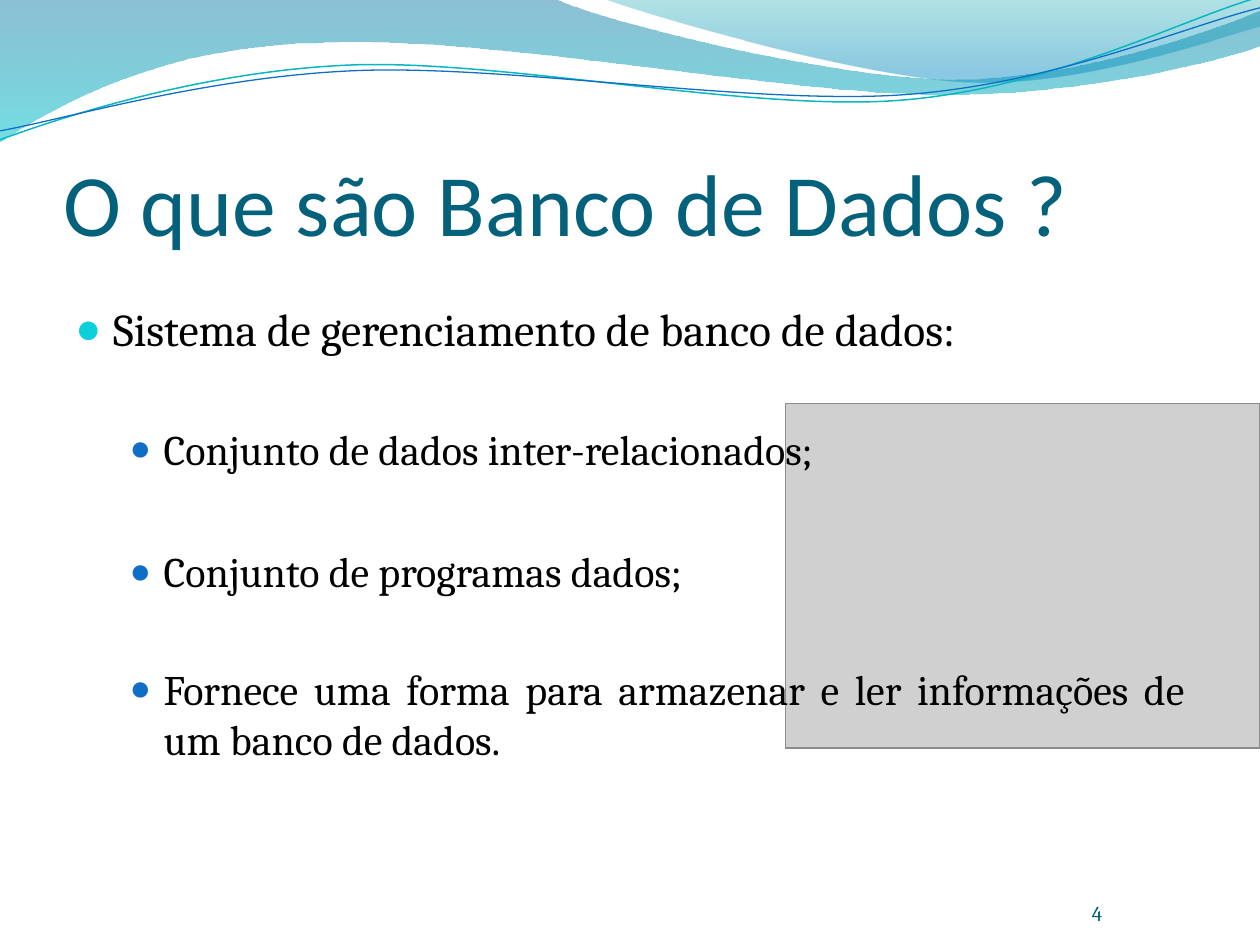
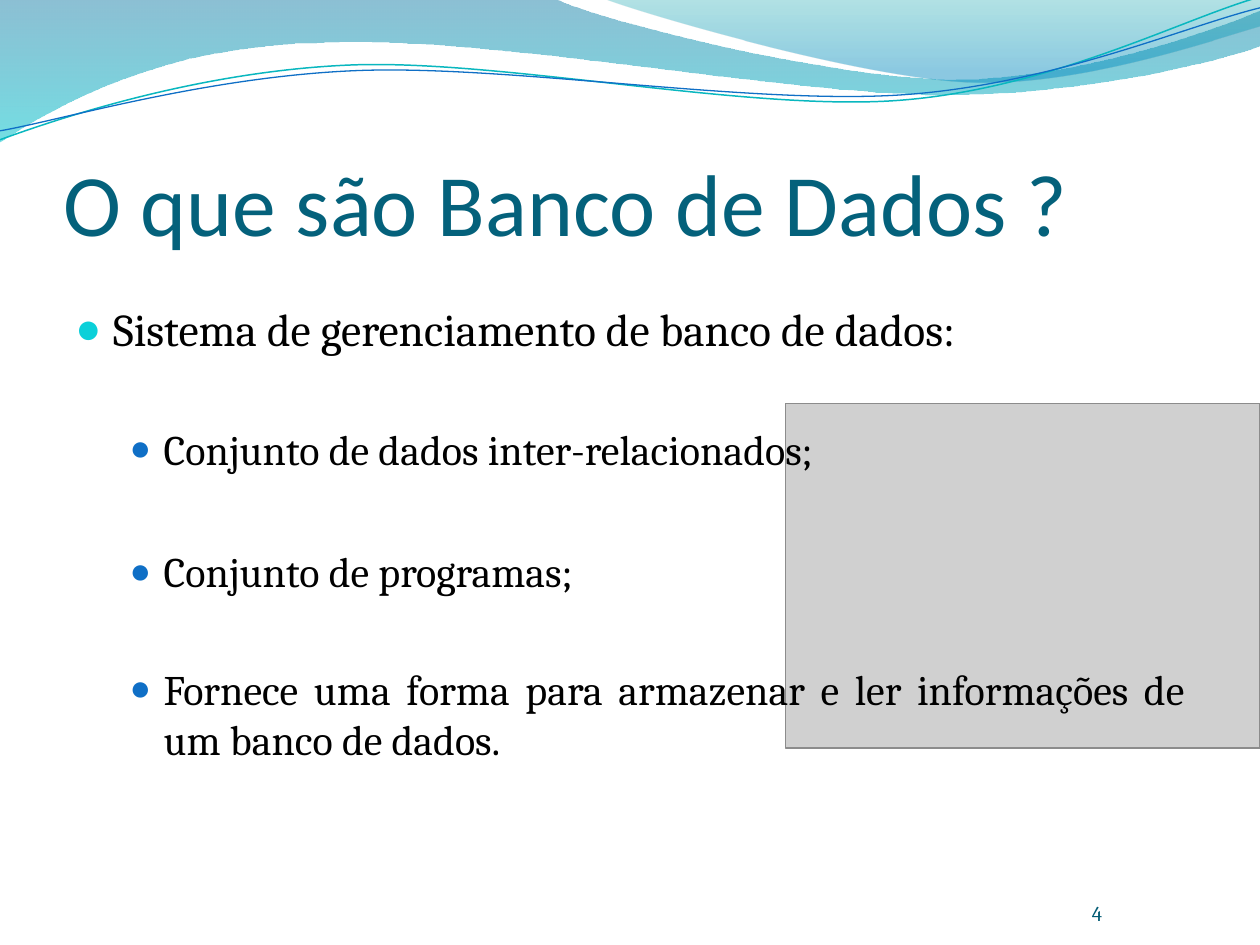
Before and after one commit to leonardopordeus/BD, a slide deck: slide 4 of Aula01.pptx. Drawn at 1260x945 pixels with LibreOffice and Linux fonts; fonts in the diff are those of the drawing; grey boxes stand for pictures; background and template pictures are left out. Boxes give left, top, right and bottom in pixels: in the first picture for what was removed or moved away, otherwise in the second. Text is boxed around its words. In the diff, an @@ line names an element or a change of style, - is before the commit and + after.

```diff
--- a/Aula01.pptx
+++ b/Aula01.pptx
@@ text at bbox=[164, 557, 572, 597]: text changed @@
-  ● Conjunto de programas dados;
+  ● Conjunto de programas;
```
Also in this commit, not shown: 3 other slides changed.
